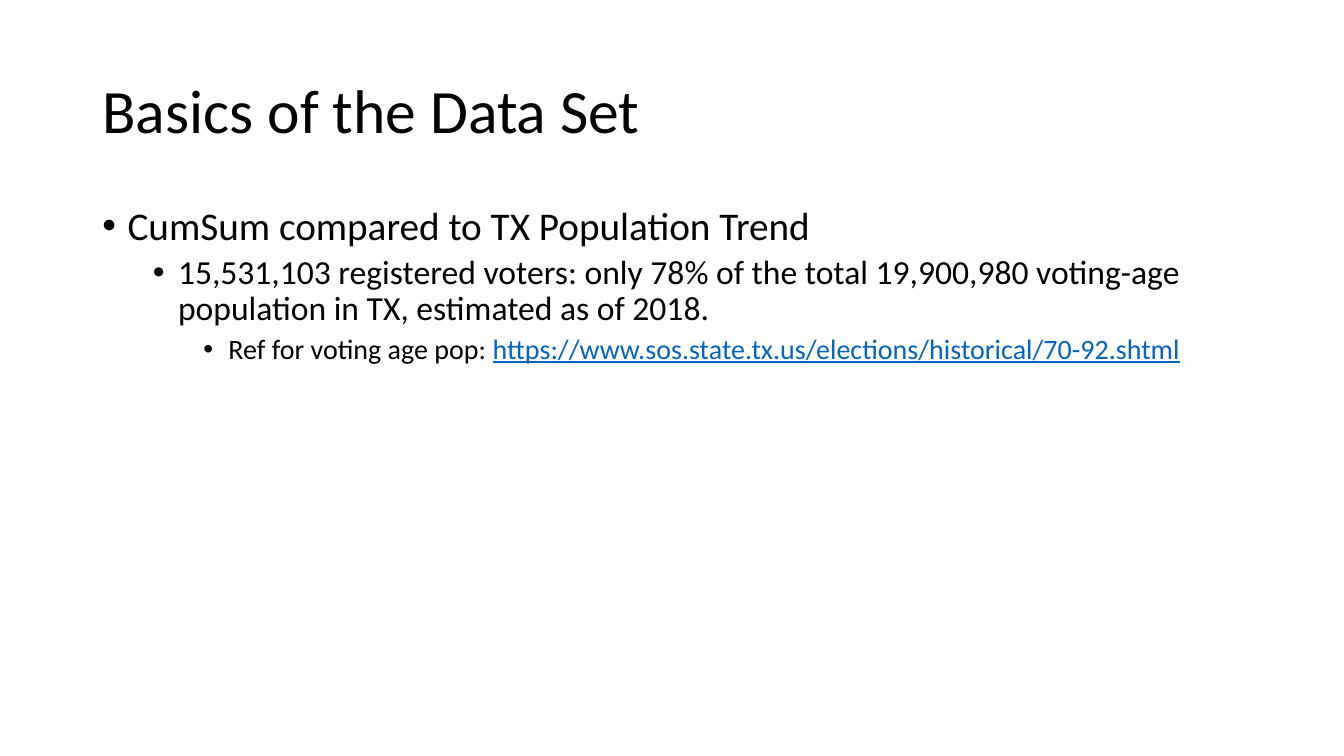
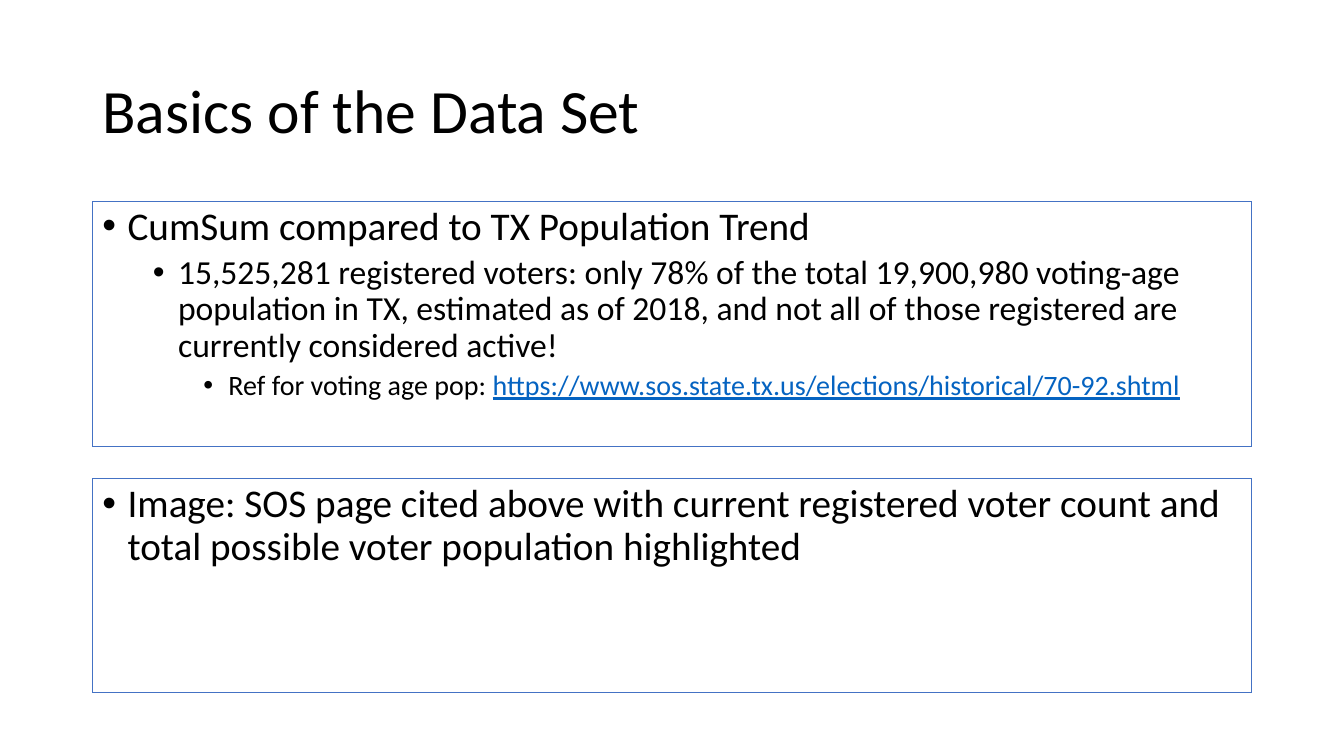
Before and after one commit to emigre459/TXVoterRolls, a slide deck: slide 1 of Viz_Storyboard.pptx. Drawn at 1344x756 pixels with LibreOffice and Linux fonts; fonts in the diff are those of the drawing. Boxes give left, top, right and bottom in pixels: in the first picture for what was removed or moved away, otherwise in the second. Text is boxed around its words. In the diff, an @@ line names an element or a change of style, - is before the commit and + after.

```diff
--- a/Viz_Storyboard.pptx
+++ b/Viz_Storyboard.pptx
@@ text "CumSum compared to TX Population ...": place and size @@
-text "CumSum compared to TX Population ..." at <box>128,212,1180,364</box>
+text "CumSum compared to TX Population ..." at <box>93,202,1252,448</box>
@@ text "CumSum compared to TX Population ..." at <box>93,202,1252,448</box>: outline none to #4472C4 0.75 pt @@
@@ text at <box>178,260,1179,363</box>: text changed @@
-  • 15,531,103 registered voters: only 78% of the total 19,900,980 voting-age population in TX, estimated as of 2018.
+  • 15,525,281 registered voters: only 78% of the total 19,900,980 voting-age population in TX, estimated as of 2018, and not all of those registered are currently considered active!
@@ rectangle added at <box>93,479,1252,693</box>, outline #4472C4 0.75 pt, 28 pt, text #000000 @@
+• Image: SOS page cited above with current registered voter count and total possible voter population highlighted
```
Also in this commit, not shown: 4 other slides changed, 1 slide removed, 5 other files.
